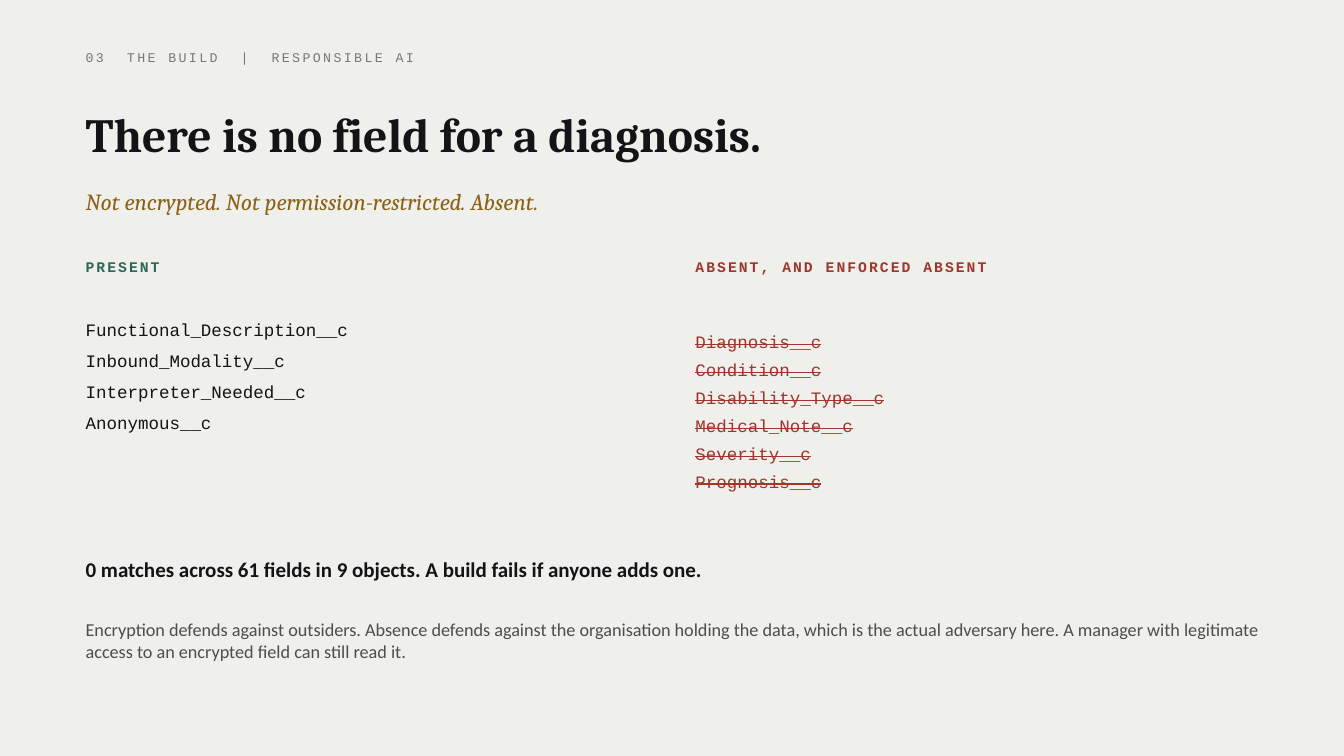
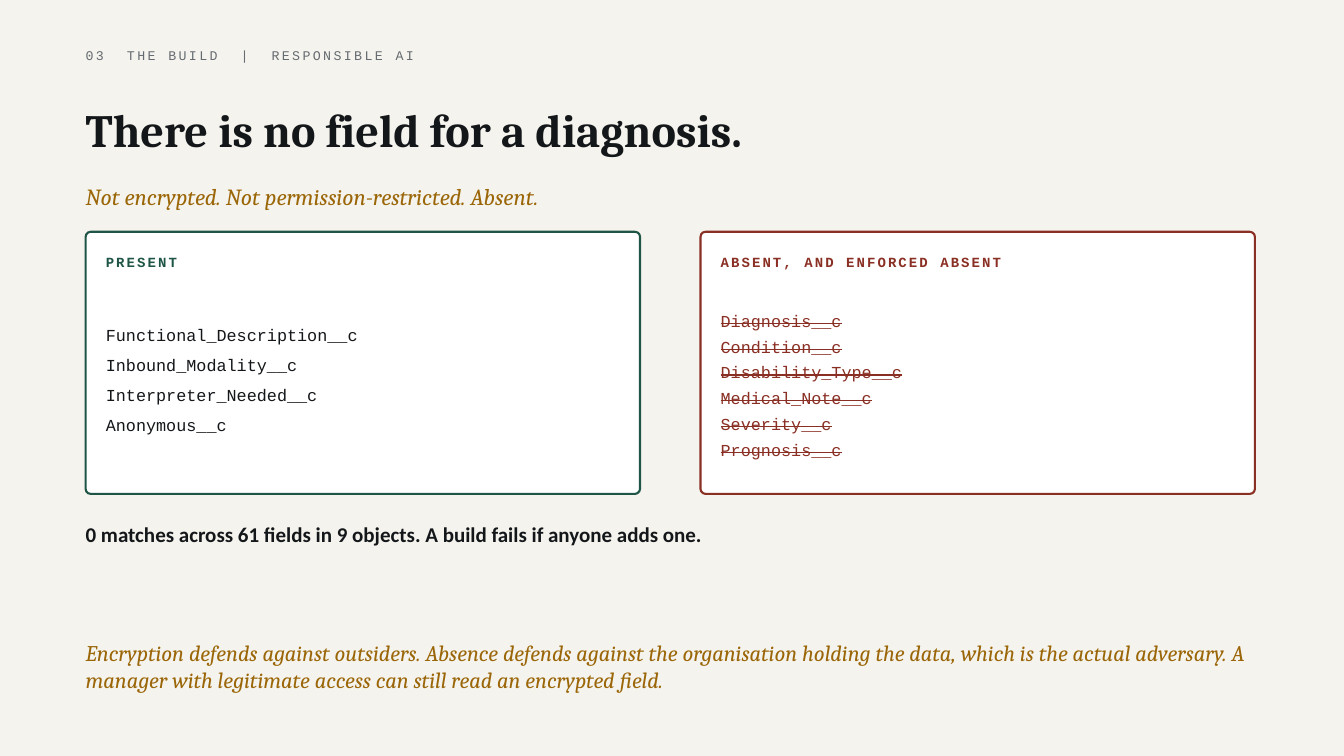
Before and after one commit to parthsevak2/curb-cut, a slide deck: slide 16 of submission/Curb-Cut.pptx (slide 13 before the commit). Drawn at 1344x756 pixels with LibreOffice and Linux fonts; fonts in the diff are those of the drawing. Boxes give left, top, right and bottom in pixels: in the first picture for what was removed or moved away, otherwise in the second. Text is boxed around its words. In the diff, an @@ line names an element or a change of style, - is before the commit and + after.

```diff
--- a/submission/Curb-Cut.pptx
+++ b/submission/Curb-Cut.pptx
@@ background #EFEFEB to #F5F3ED @@
@@ text "03 THE BUILD | RESPONSIBLE ..." at [86,51,414,60]: text colour #74797A to #656B71 @@
@@ text "There is no field for ..." at [86,114,742,157]: size 34 to 33 pt, text colour #121415 to #14171A @@
@@ text "Not encrypted. Not permission-restricted. Absent." at [86,189,538,210]: text colour #8A6115 to #9A6608 @@
@@ rounded rectangle added at [86,232,640,494], fill #FFFFFF, outline #1F5546 1.5 pt @@
@@ rounded rectangle added at [701,232,1255,494], fill #FFFFFF, outline #8A2F24 1.5 pt @@
@@ text "PRESENT": place and size @@
-text "PRESENT" at [86,262,160,272]
+text "PRESENT" at [106,257,177,267]
@@ text "PRESENT" at [106,257,177,267]: size 10.5 to 10 pt, text colour #2C6659 to #1F5546 @@
@@ text "ABSENT, AND ENFORCED ABSENT": place and size @@
-text "ABSENT, AND ENFORCED ABSENT" at [695,262,986,275]
+text "ABSENT, AND ENFORCED ABSENT" at [721,257,1001,270]
@@ text "ABSENT, AND ENFORCED ABSENT" at [721,257,1001,270]: size 10.5 to 10 pt, text colour #9E362C to #8A2F24 @@
@@ text "Functional_Description__c": place and size @@
-text "Functional_Description__c" at [86,324,348,433]
+text "Functional_Description__c" at [106,329,358,435]
@@ text "Functional_Description__c" at [106,329,358,435]: size 12.5 to 12 pt, text colour #121415 to #14171A @@
@@ text "Diagnosis__c": place and size @@
-text "Diagnosis__c" at [695,336,884,492]
+text "Diagnosis__c" at [721,315,902,460]
@@ text "Diagnosis__c" at [721,315,902,460]: size 12.5 to 12 pt, text colour #9E362C to #8A2F24; less space between paragraphs @@
@@ text "0 matches across 61 fields ...": place and size @@
-text "0 matches across 61 fields ..." at [86,562,702,581]
+text "0 matches across 61 fields ..." at [86,527,702,546]
@@ text "0 matches across 61 fields ..." at [86,527,702,546]: text colour #121415 to #14171A @@
@@ text at [86,645,1245,693]: text changed; size 13 to 16 pt; font Calibri to Cambria; text colour #4A4E4F to #9A6608; italic on @@
-Encryption defends against outsiders. Absence defends against the organisation holding the data, which is the actual adversary here. A manager with legitimate access to an encrypted field can still read it.
+Encryption defends against outsiders. Absence defends against the organisation holding the data, which is the actual adversary. A manager with legitimate access can still read an encrypted field.
```
Also in this commit, not shown: 18 other slides changed, 3 slides added, 1 other file.
